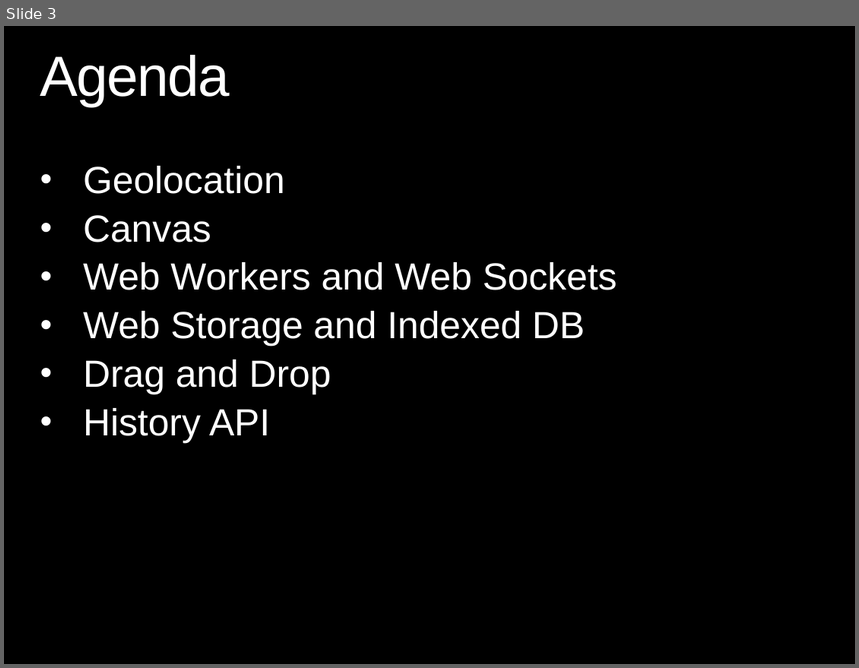
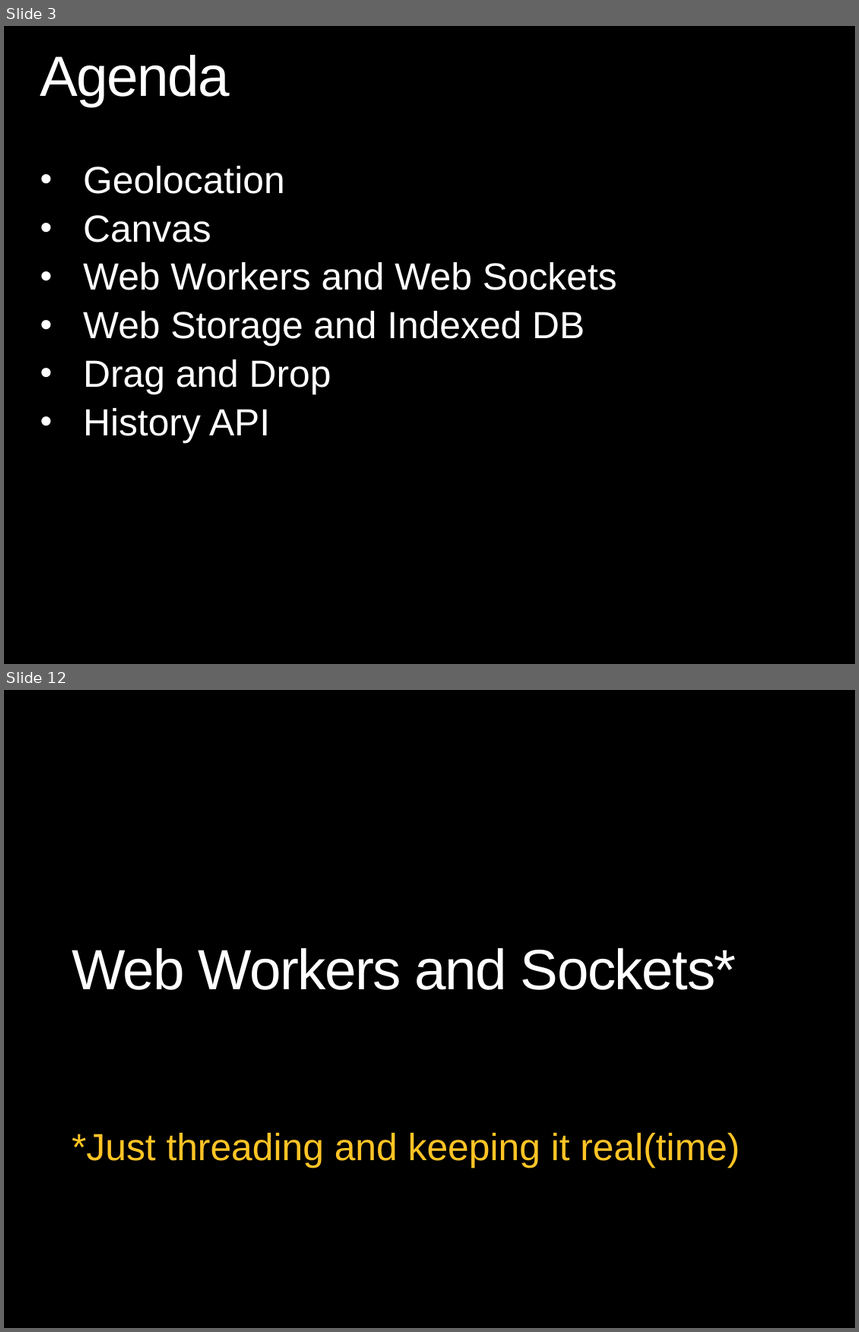
Before and after one commit to theClarkSell/HTML5-Compiler, a slide deck: 4 - JavaScript API/JavaScript APIs.pptx. Shown one above the other, each under a label of ours: slide 3 before the commit, slides 3 and 12 after it; the slides between them are not shown. The pictures are 859x668 and 859x1332 pixels, drawn with LibreOffice and Linux fonts; fonts in the diff are those of the drawing; background and template pictures are left out. Boxes give left, top, right and bottom in pixels: in the first picture for what was removed or moved away, otherwise in the second. Text is boxed around its words. In the diff, an @@ line names an element or a change of style, - is before the commit and + after.

```diff
--- a/4 - JavaScript API/JavaScript APIs.pptx
+++ b/4 - JavaScript API/JavaScript APIs.pptx
@@ slide 12 added at (4,690,855,1328), background picture (left out) @@
@@ title added at (72,948,737,990), 48 pt, text #FFFFFF @@
+Web Workers and Sockets*
@@ subtitle added at (72,1133,740,1168), 32 pt, text #FFC425 @@
+*Just threading and keeping it real(time)
```
Also in this commit, not shown: 8 slides changed, 18 other slides added, 13 slides removed, 2 other files.
